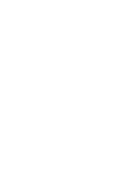
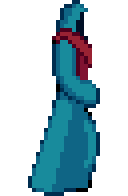
Layered file, before and after one edit (128x196). Changes by layer:
added layer "29-PriestWalkingRight" above "25-PriestWalkingRight" over (28, 0, 100, 196)
